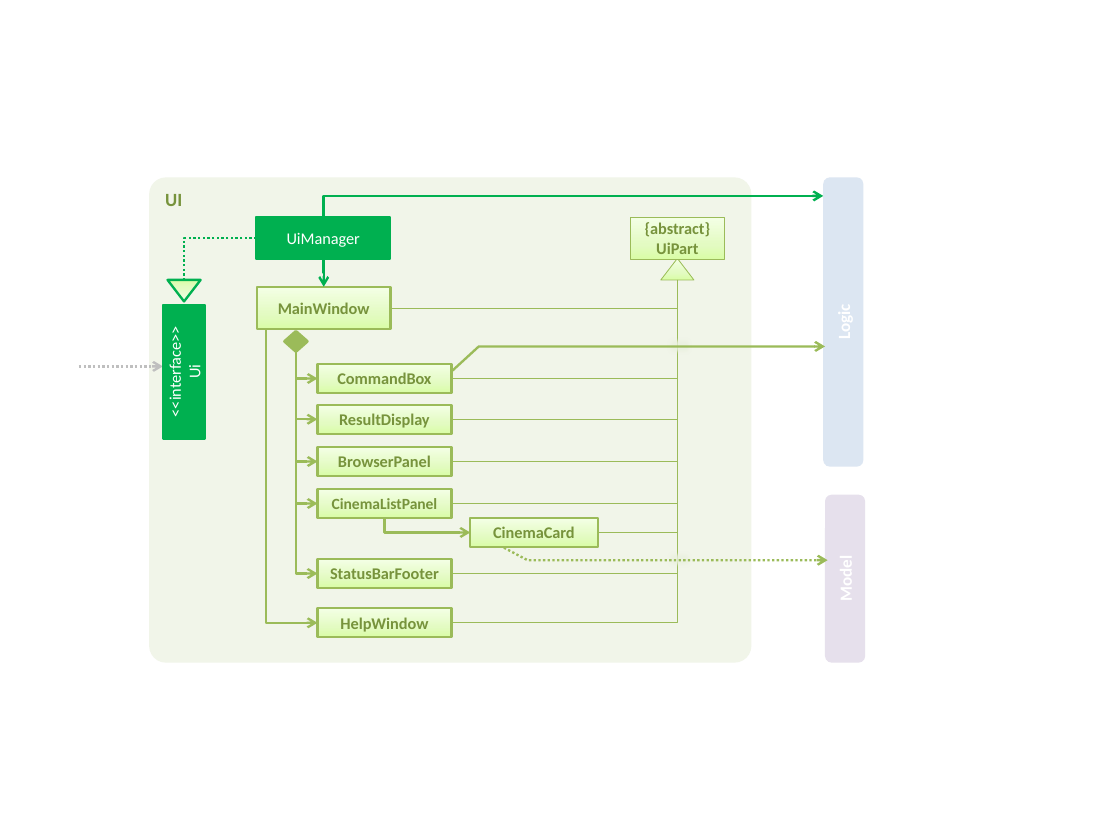
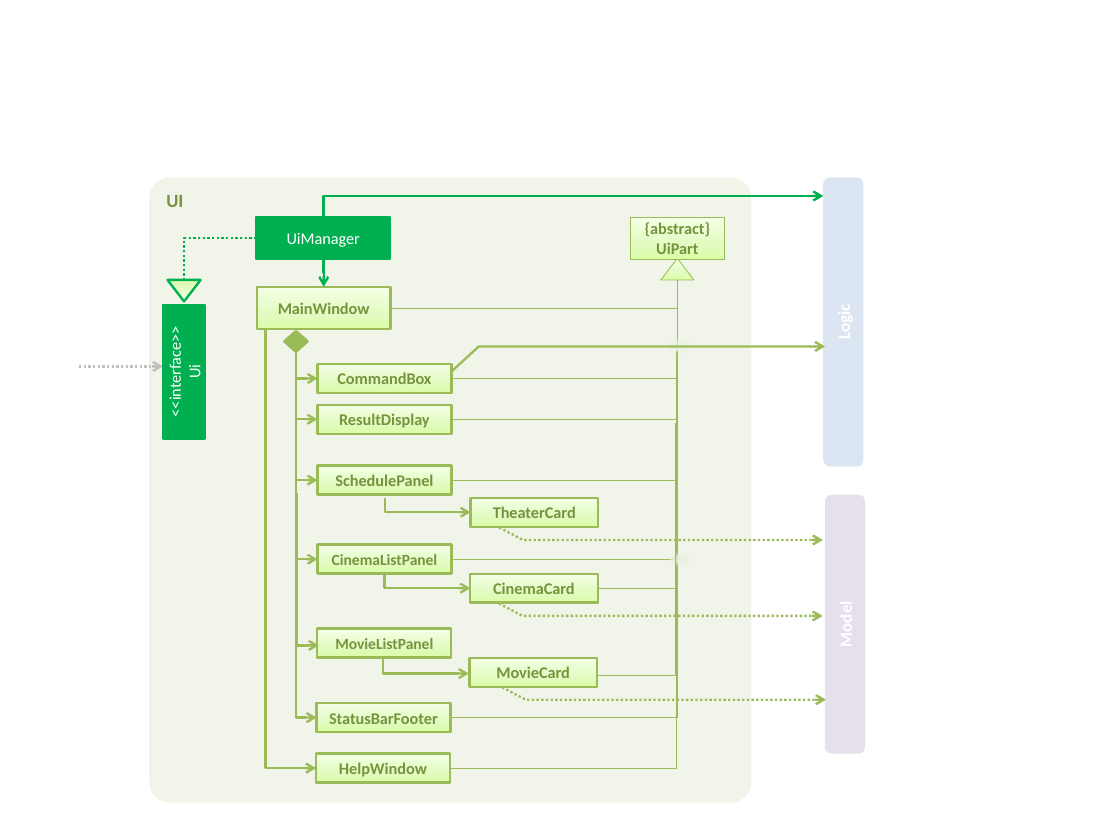
Before and after one commit to tinyjy94/main, a slide deck: slide 1 of docs/diagrams/UiComponentClassDiagram.pptx. Drawn at 1120x840 pixels with LibreOffice and Linux fonts; fonts in the diff are those of the drawing. Boxes give left, top, right and bottom in pixels: in the first picture for what was removed or moved away, otherwise in the second. Text is boxed around its words. In the diff, an @@ line names an element or a change of style, - is before the commit and + after.

```diff
--- a/docs/diagrams/UiComponentClassDiagram.pptx
+++ b/docs/diagrams/UiComponentClassDiagram.pptx
@@ rounded rectangle "UI": place and size @@
-rounded rectangle "UI" at [149,177,752,662]
+rounded rectangle "UI" at [149,177,752,802]
@@ elbow line moved from (678, 280) - (451, 573) to (678, 280) - (450, 718) @@
@@ elbow arrow moved from (267, 329) - (318, 623) to (265, 329) - (316, 768) @@
@@ elbow arrow moved from (296, 352) - (318, 573) to (296, 352) - (317, 718) @@
@@ elbow line moved from (678, 280) - (451, 623) to (676, 351) - (449, 768) @@
@@ elbow line added from (675, 423) to (596, 675), #9BBB59 0.5 pt @@
@@ 1 elbow line, 1 elbow arrow, 1 rectangle: place and size @@
-1 elbow line, 1 elbow arrow, 1 rectangle at [296,280,678,476]
+1 elbow line, 1 elbow arrow, 1 rectangle at [296,299,678,495]
@@ text in rectangle at [335,474,433,486]: text changed @@
-BrowserPanel
+SchedulePanel
@@ elbow arrow added from (297, 493) to (319, 645), #9BBB59 1.5 pt @@
@@ elbow arrow added from (385, 497) to (470, 512), #9BBB59 1.5 pt @@
@@ rectangle added at [470,497,598,526], fill gradient #DAFDA7 to #E4FCC2 to #F5FFE7, outline #9BBB59 1.5 pt, 10.5 pt, text #77933C, bold @@
+TheaterCard
@@ rounded rectangle: place and size @@
-rounded rectangle at [825,495,866,663]
+rounded rectangle at [825,494,865,753]
@@ freeform shape added at [500,528,823,540], outline #9BBB59 1.5 pt dashed @@
@@ 2 rectangles, 2 elbow arrows, 2 elbow lines: place and size @@
-2 rectangles, 2 elbow arrows, 2 elbow lines at [296,280,678,547]
+2 rectangles, 2 elbow arrows, 2 elbow lines at [296,336,678,603]
@@ rectangle added at [317,628,451,657], fill gradient #DAFDA7 to #E4FCC2 to #F5FFE7, outline #9BBB59 1.5 pt, 10 pt, text #77933C, bold @@
+MovieListPanel
@@ freeform shape: place and size @@
-freeform shape at [504,548,828,560]
+freeform shape at [498,604,822,616]
@@ elbow arrow added from (383, 659) to (469, 673), #9BBB59 1.5 pt @@
@@ rectangle added at [469,657,597,687], fill gradient #DAFDA7 to #E4FCC2 to #F5FFE7, outline #9BBB59 1.5 pt, 10.5 pt, text #77933C, bold @@
+MovieCard
@@ freeform shape added at [502,688,825,700], outline #9BBB59 1.5 pt dashed @@
@@ rectangle "StatusBarFooter": place and size @@
-rectangle "StatusBarFooter" at [318,559,452,588]
+rectangle "StatusBarFooter" at [317,703,451,732]
@@ rectangle "HelpWindow": place and size @@
-rectangle "HelpWindow" at [318,608,452,637]
+rectangle "HelpWindow" at [316,754,450,783]
```
Also in this commit, not shown: 17 other files.
